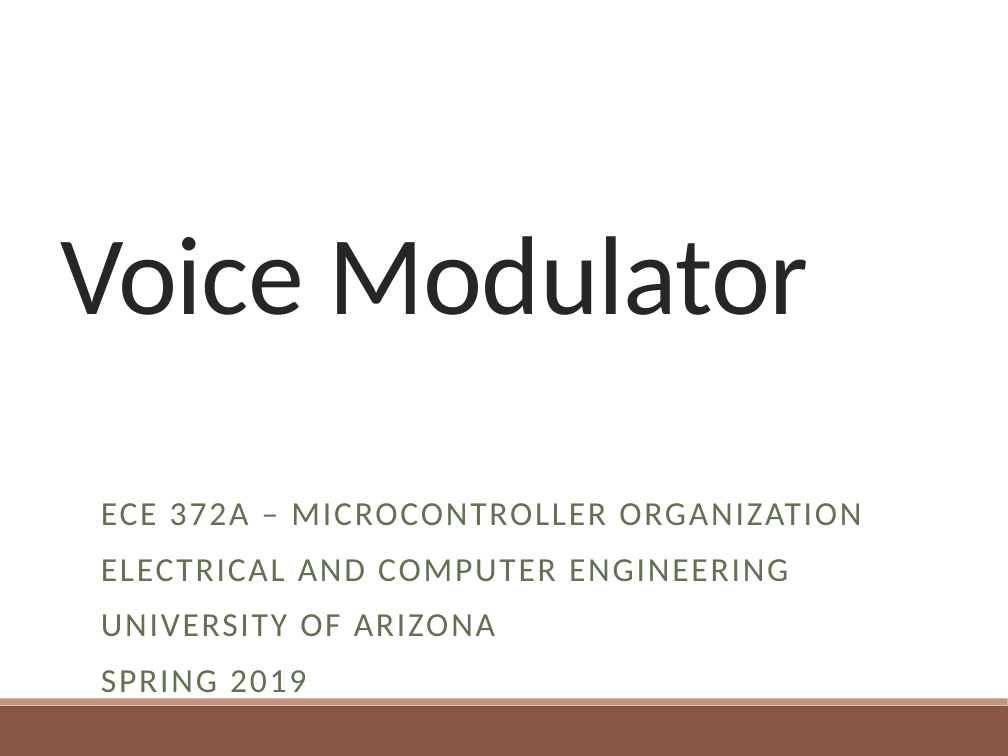
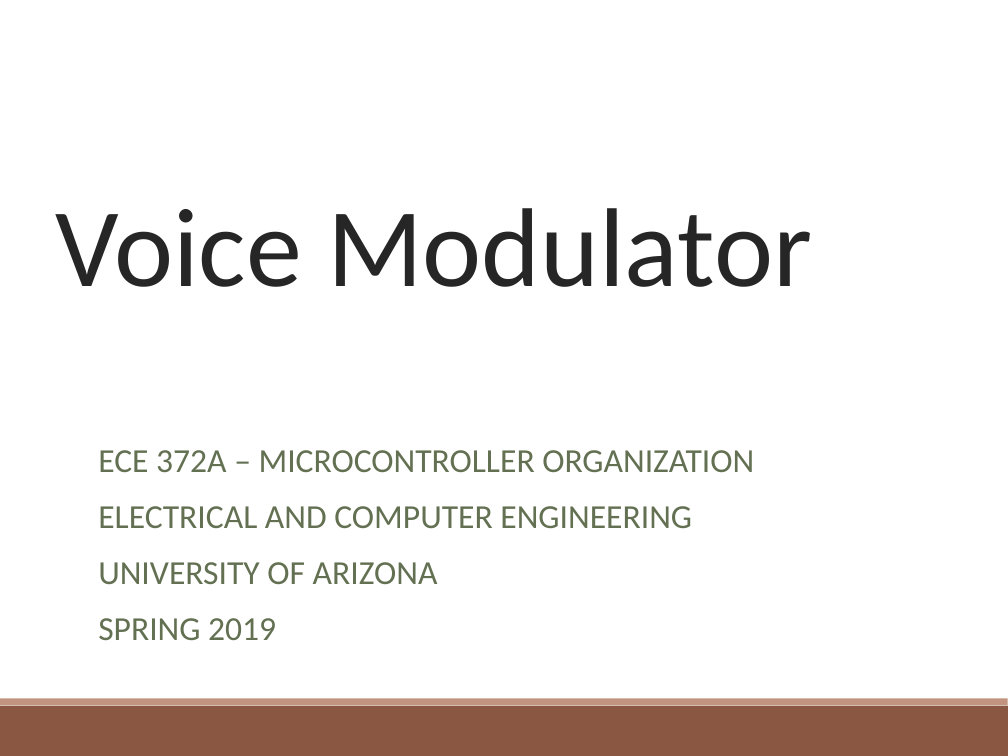
Before and after one commit to lvoytek/VoiceModulator, a slide deck: slide 1 of Proposal/FinalProposal.pptx. Drawn at 1008x756 pixels with LibreOffice and Linux fonts; fonts in the diff are those of the drawing. Boxes give left, top, right and bottom in pixels: in the first picture for what was removed or moved away, otherwise in the second. Text is boxed around its words. In the diff, an @@ line names an element or a change of style, - is before the commit and + after.

```diff
--- a/Proposal/FinalProposal.pptx
+++ b/Proposal/FinalProposal.pptx
@@ text "Voice Modulator": place and size @@
-text "Voice Modulator" at (60, 236, 808, 315)
+text "Voice Modulator" at (55, 208, 812, 287)
@@ text "Voice Modulator" at (55, 208, 812, 287): letter spacing -0.5 to 0 pt @@
@@ text "ECE 372A – MICROCONTROLLER ORGANIZATION": place and size @@
-text "ECE 372A – MICROCONTROLLER ORGANIZATION" at (101, 503, 861, 701)
+text "ECE 372A – MICROCONTROLLER ORGANIZATION" at (98, 450, 754, 640)
@@ text "ECE 372A – MICROCONTROLLER ORGANIZATION" at (98, 450, 754, 640): letter spacing 2 to 0 pt; less space between paragraphs @@
```
Also in this commit, not shown: 2 other slides changed, 8 slides added, 4 slides removed.
